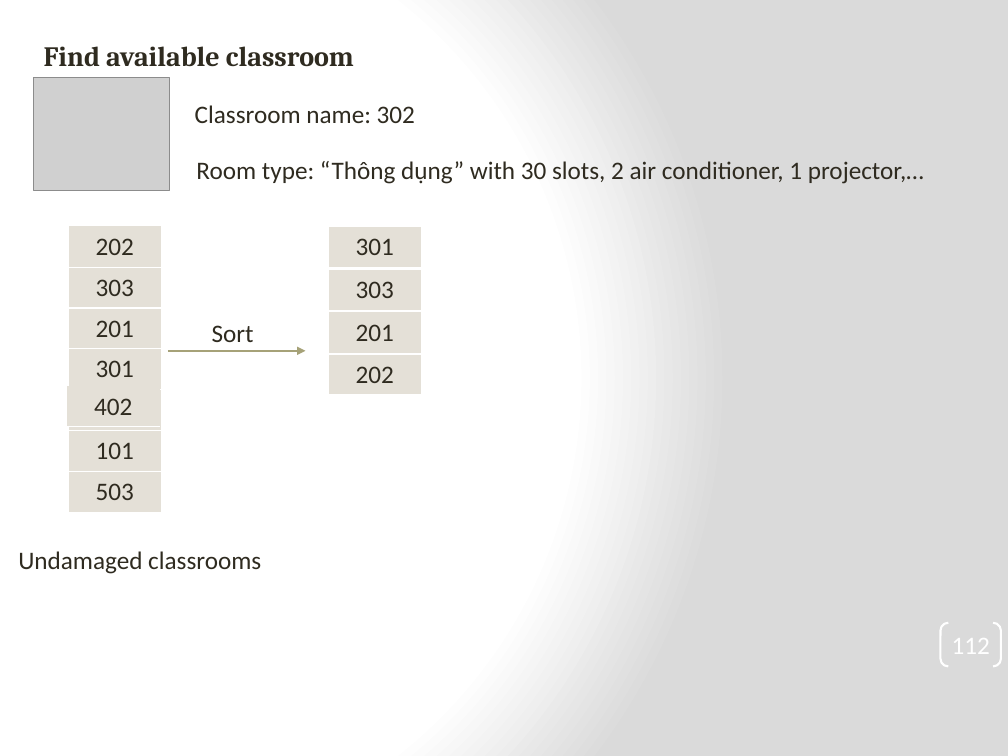
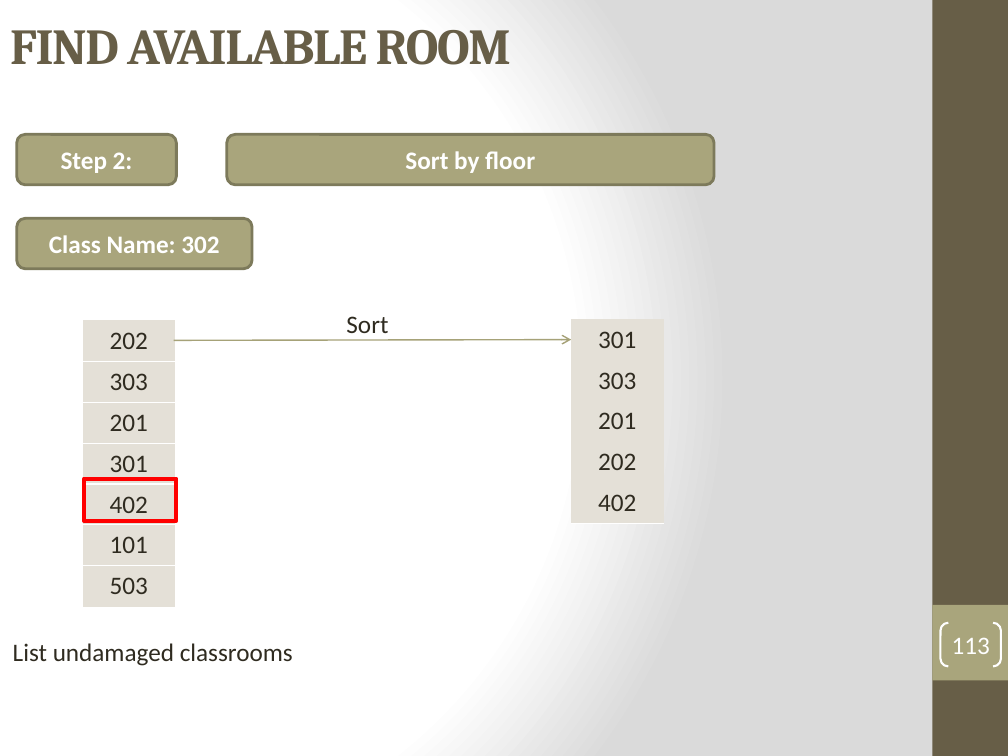
Before and after one commit to tranquang9a1/ECRM, a slide deck: slide 113 of Document/ECRM-Presentation v4.pptx (slide 112 before the commit). Drawn at 1008x756 pixels with LibreOffice and Linux fonts; fonts in the diff are those of the drawing; grey boxes stand for pictures. Boxes give left, top, right and bottom in pixels: in the first picture for what was removed or moved away, otherwise in the second. Text is boxed around its words. In the diff, an @@ line names an element or a change of style, - is before the commit and + after.

```diff
--- a/Document/ECRM-Presentation v4.pptx
+++ b/Document/ECRM-Presentation v4.pptx
@@ text "FIND AVAILABLE ROOM" at [10, 30, 511, 65]: vertical alignment top to middle @@
@@ rectangle added at [932, 0, 1008, 756], fill #675E47 @@
@@ text at [10, 30, 511, 65]: text changed; size 20 to 36 pt; text colour #2F2B20 to #675E47 @@
-Find available classroom
+FIND AVAILABLE ROOM
@@ picture removed at [33, 78, 168, 191] @@
@@ text removed at [195, 105, 415, 123] @@
-Classroom name: 302
@@ rounded rectangle added at [17, 134, 176, 184], fill #A9A57C, outline #7D7A5C 2 pt, 18 pt, text #FFFFFF, bold @@
+Step 2:
@@ rounded rectangle added at [227, 134, 714, 184], fill #A9A57C, outline #7D7A5C 2 pt, 18 pt, text #FFFFFF, bold @@
+Sort by floor
@@ text removed at [196, 161, 924, 184] @@
-Room type: “Thông dụng” with 30 slots, 2 air conditioner, 1 projector,…
@@ rounded rectangle added at [17, 219, 252, 269], fill #A9A57C, outline #7D7A5C 2 pt, 18 pt, text #FFFFFF, bold @@
+Class Name: 302
@@ table removed at [329, 227, 421, 268], 1 rows, 1 columns @@
-301
@@ table removed at [329, 270, 421, 311], 1 rows, 1 columns @@
-303
@@ table: place and size @@
-table at [69, 226, 161, 512]
+table at [83, 321, 175, 607]
@@ table removed at [329, 312, 421, 354], 1 rows, 1 columns @@
-201
@@ text "Sort" rewrapped from [212, 325, 254, 342] to [346, 316, 388, 340] @@
@@ table added at [572, 320, 664, 524], 5 rows, 1 columns @@
+301
+303
+201
+202
+402
@@ arrow moved from (168, 351) - (305, 351) to (173, 341) - (572, 340) @@
@@ arrow (173, 341) - (572, 340): arrowheads changed @@
@@ table removed at [329, 355, 421, 395], 1 rows, 1 columns @@
-202
@@ table removed at [68, 386, 160, 426], 1 rows, 1 columns @@
-402
@@ rectangle added at [84, 479, 176, 521], outline #FF0000 3 pt @@
@@ rectangle added at [932, 605, 1008, 680], fill #A9A57C @@
@@ text at [13, 643, 293, 666]: text changed @@
-Undamaged classrooms
+List undamaged classrooms
@@ page number at [952, 637, 990, 654]: text changed @@
-112
+113
```
Also in this commit, not shown: 17 other slides changed, 17 slides added, 6 slides removed.
